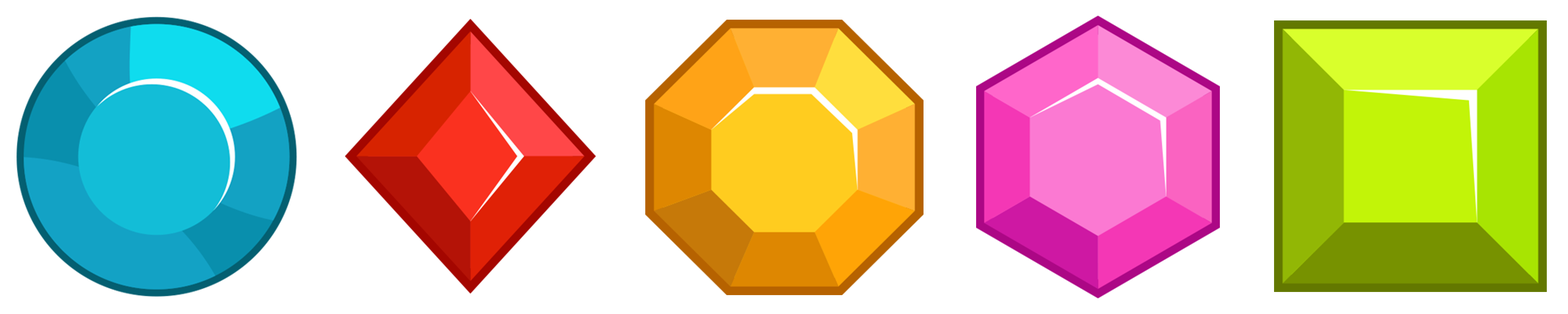
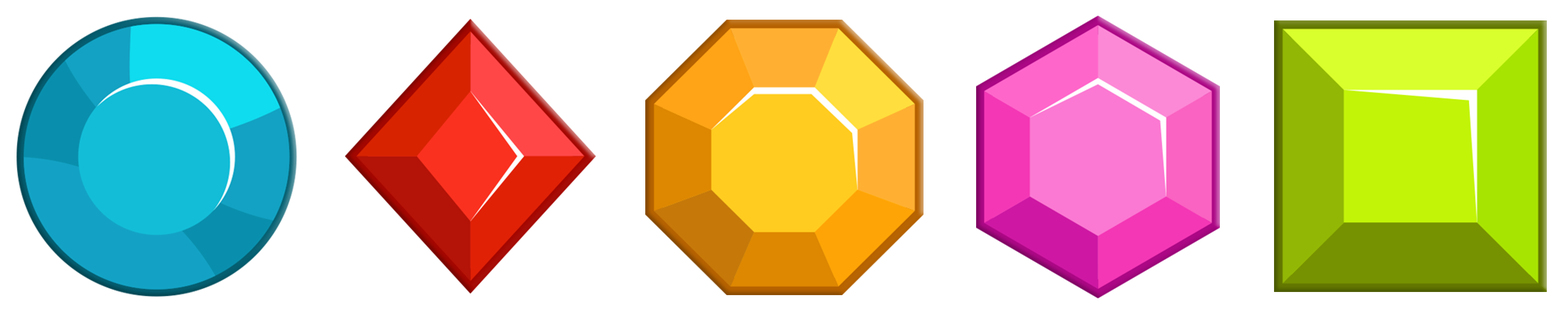
Comparing the layer stacks of the two w=1568, h=314 images. Changes:
pixels changed over (16, 15, 1547, 298) (layer not identified)
